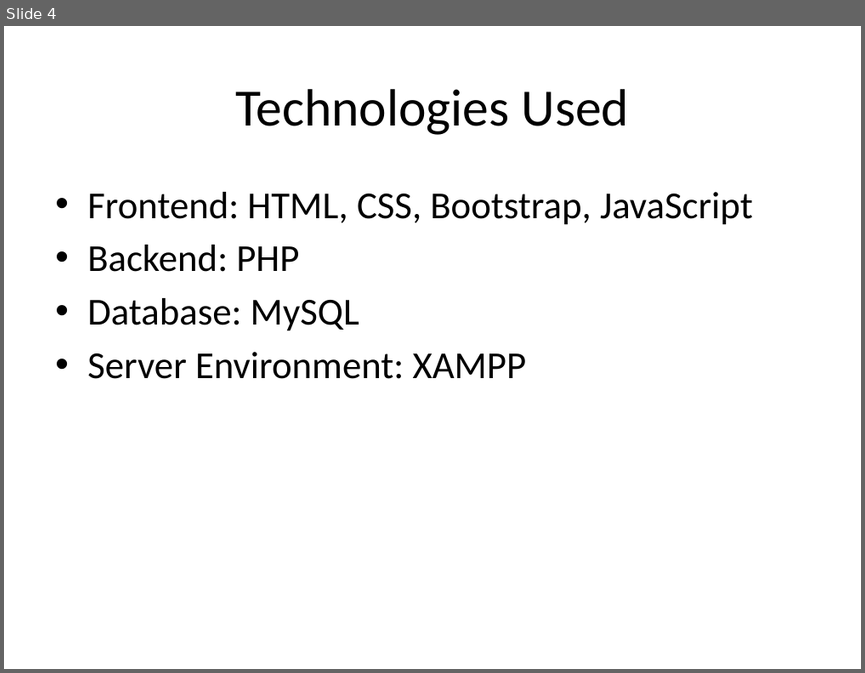
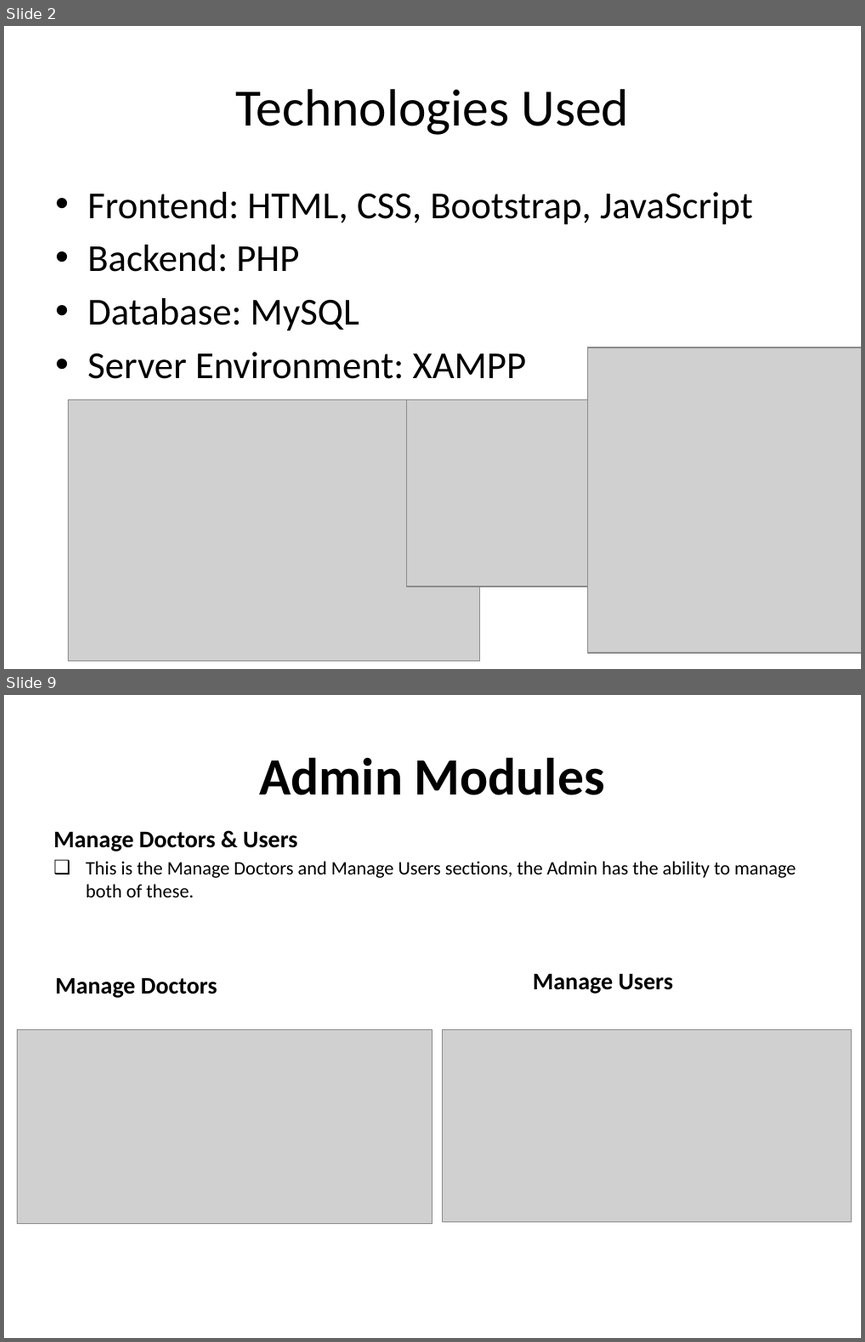
Before and after one commit to Eng-Aadam/Fududeeye-System, a slide deck: Fududeeye(PPT).pptx. Shown one above the other, each under a label of ours: slide 4 before the commit, slides 2 and 9 after it; the slides between them are not shown. The pictures are 865x673 and 865x1342 pixels, drawn with LibreOffice and Linux fonts; fonts in the diff are those of the drawing; grey boxes stand for pictures. Boxes give left, top, right and bottom in pixels: in the first picture for what was removed or moved away, otherwise in the second. Text is boxed around its words. In the diff, an @@ line names an element or a change of style, - is before the commit and + after.

```diff
--- a/Fududeeye(PPT).pptx
+++ b/Fududeeye(PPT).pptx
@@ slide 9 added at (4, 695, 861, 1338), background #FFFFFF @@
@@ title added at (260, 757, 605, 795), 44 pt, text #000000, bold @@
+Admin Modules
@@ text added at (53, 831, 795, 897), 16 pt, text #000000 @@
+Manage Doctors & Users
+❑ This is the Manage Doctors and Manage Users sections, the Admin has the ability to manage both of these.
@@ text added at (533, 973, 673, 993), 20 pt, text #000000, bold @@
+Manage Users
@@ text added at (55, 977, 217, 998), 20 pt, text #000000, bold @@
+Manage Doctors
@@ picture added at (17, 1029, 432, 1224) @@
@@ picture added at (443, 1029, 851, 1221) @@
@@ what was slide 4 is now slide 2 @@
@@ slide 2 changed as well @@
@@ picture added at (587, 347, 861, 652) @@
@@ picture added at (69, 399, 479, 660) @@
@@ picture added at (407, 399, 739, 585) @@
```
Also in this commit, not shown: 1 other slide changed, 10 other slides added, 9 slides removed.
